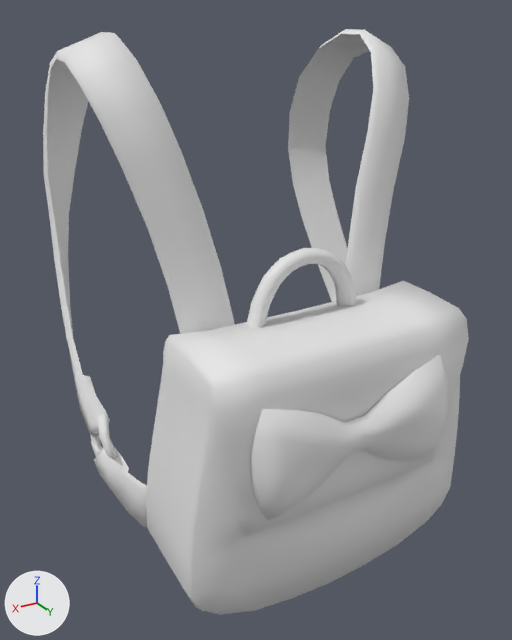
The FBX model 3D Assets/Clothing/Male/Backpack/Lv3/pref_lob_40178backpack_lv3 (1)/pref_lob_40178backpack_lv3.fbx as it was, and as the next commit left it.
The view is the same before and after, from a 50 mm camera at (0.00306, 0.00561, 0.01369) aimed at (0.0001, 0.00068, 0.01123). Arrows for +X, +Y and +Z are at lower left; the lights stay in place. Where no turn or scale is listed for an object, it has been applied to the vertices.

The older version as bpy lines, for what is in view:
```python
mat_mat_lob_40178backpack_lv3 = principled_material('mat_lob_40178backpack_lv3')
mat_mat_lob_40178backpack_lv3.base_color = (0.8, 0.8, 0.8)  # white #e7e7e7
mat_mat_lob_40178backpack_lv3.roughness = 0.553
me_backpack = bpy.data.meshes.new('backpack')
me_backpack.from_pydata(...)  # 729 vertices, 1399 faces; spans x -0.00159..0.00159, y -0.00077..0.00216, z 0.00907..0.01358
me_backpack.materials.append(mat_mat_lob_40178backpack_lv3)  # white #e7e7e7
ob_backpack = bpy.data.objects.new('backpack', me_backpack)
ob_backpack.location = (0.0, 0.0, 0.0)
```
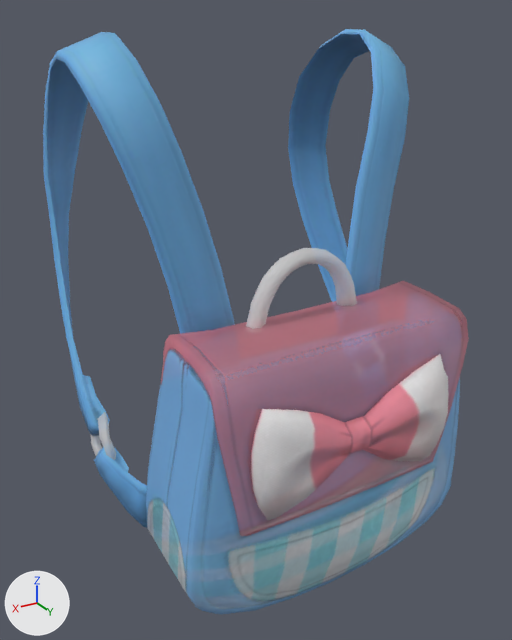
The change in detail:
Picture 't_d_lob_40178backpack_lv3.png' (img_t_d_lob_40178backpack_lv3_png) is new.
In material 'mat_lob_40178backpack_lv3' (mat_mat_lob_40178backpack_lv3), base_color is no longer (0.8, 0.8, 0.8), white #e7e7e7.
In material 'mat_lob_40178backpack_lv3' (mat_mat_lob_40178backpack_lv3), texture is now set to img_t_d_lob_40178backpack_lv3_png, with its transparency.

Location of each change, (x1, y1, x2, y2) in pixels of the pictures (512 x 640 px):
'backpack', surface changed (grey to blue)
    both: (43, 29, 469, 615)
